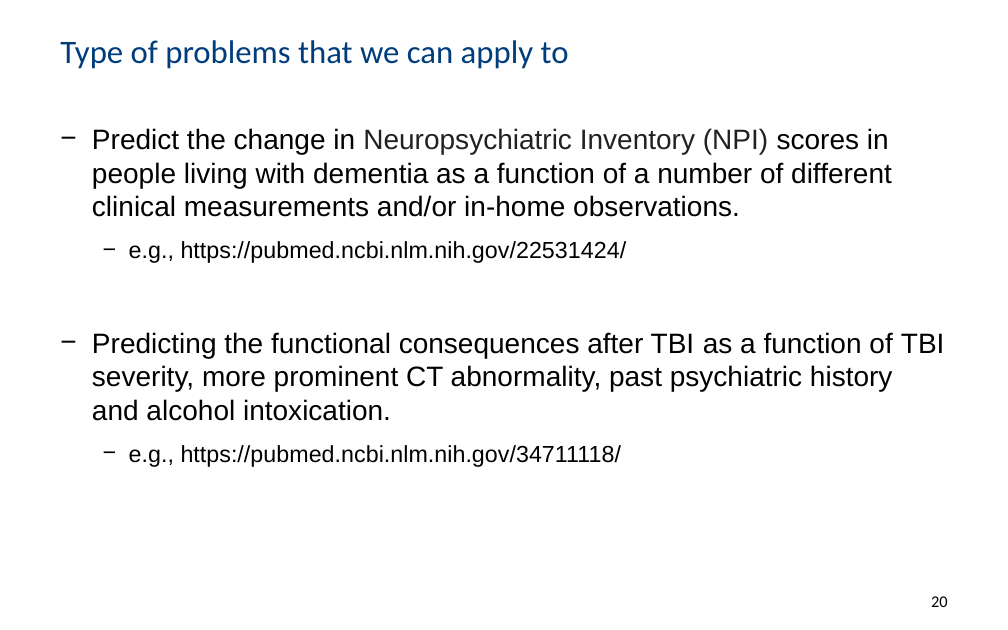
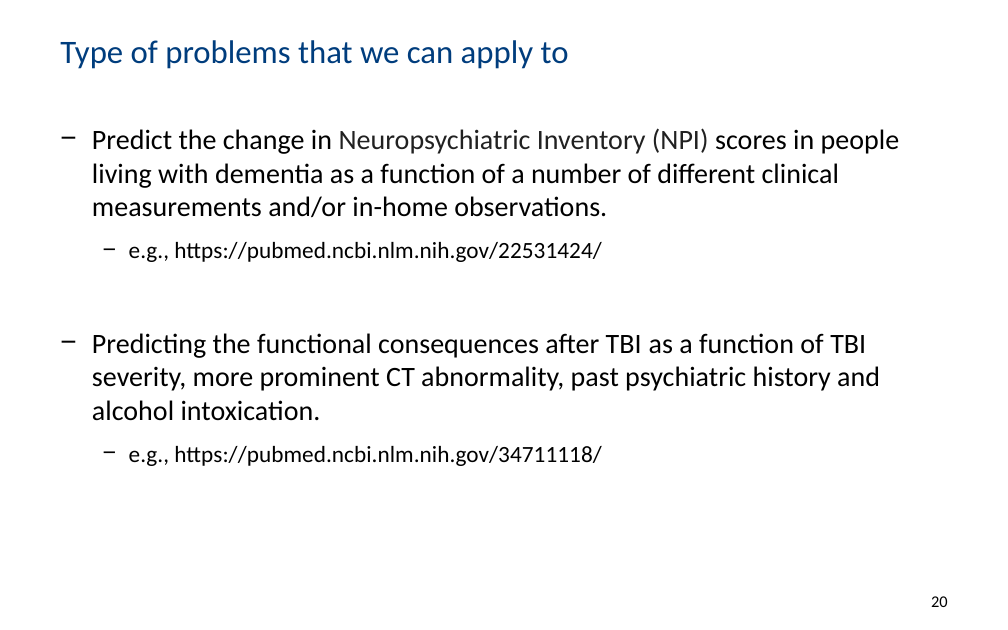
Before and after one commit to PBarnaghi/ML4NS, a slide deck: slide 20 of 02- Regression models and linear prediction/ML4NuerScience_Linear_models.pptx. Drawn at 1008x630 pixels with LibreOffice and Linux fonts; fonts in the diff are those of the drawing; background and template pictures are left out. Boxes give left, top, right and bottom in pixels: in the first picture for what was removed or moved away, otherwise in the second. Text is boxed around its words. In the diff, an @@ line names an element or a change of style, - is before the commit and + after.

```diff
--- a/02- Regression models and linear prediction/ML4NuerScience_Linear_models.pptx
+++ b/02- Regression models and linear prediction/ML4NuerScience_Linear_models.pptx
@@ text "Predict the change in Neuropsychiatric ..." at [92, 128, 900, 466]: font Arial to Calibri @@
```
Also in this commit, not shown: 13 other slides changed, 2 slides added, 1 slide removed, 1 other file.
